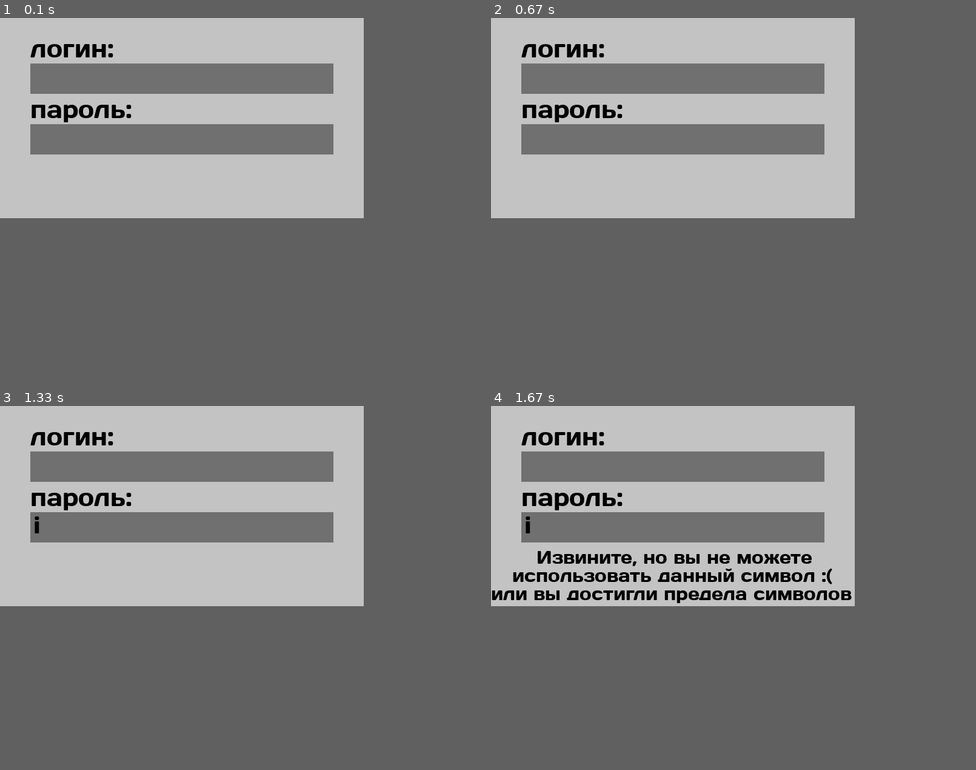
Above: before the commit, frames 1-4 (two rows, left to right).
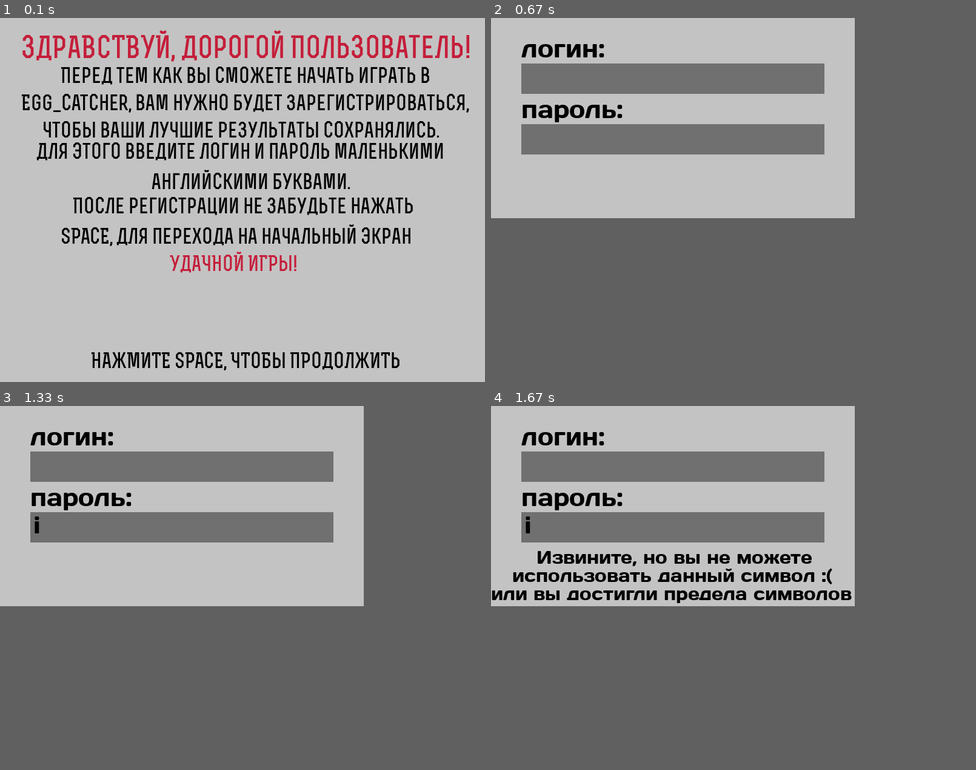
Above: after the commit, the same moments.

Repository: DaniilDrokin/PyGame1Project
Game: pygame game, started from main.py
The game is run twice, just before and just after one commit, with the same random seed, the same clock (stepped at 60 frames per second) and the same inputs.
Inputs (mouse positions are in pixels of both pictures, inside the frame that each line leads up to):
- Up to frame 1 (0.1 s): no input
- Up to frame 2 (0.67 s): tap Space at 0.33 s
- Up to frame 3 (1.33 s): click (184, 518) at 0.72 s; tap I at 1 s
- Up to frame 4 (1.67 s): tap Enter at 1.33 s
In frame 1 the window is 600x330 before the commit and 800x600 after it. Grey fills any space a smaller window leaves; there, only what the larger window draws over its background counts as a difference.

The runs differ from the first frame. In frame 1, 23% of the frame differs, in the area x 4-97%, y 3-97%; in frame 2, nothing differs; in frame 3, nothing differs; in frame 4, nothing differs.

Commit message:
version 0.16

Diff:
--- a/Records.py
+++ b/Records.py
@@ -70,7 +70,7 @@
         for event in pygame.event.get():
             if event.type == pygame.QUIT:
                 running = False
-            elif event.type == pygame.KEYDOWN:
+            if event.type == pygame.KEYDOWN:
                 if event.key == pygame.K_ESCAPE:
                     running = False
         draw(record)
--- a/Reg_rules.py
+++ b/Reg_rules.py
@@ -0,0 +1,49 @@
+import pygame
+
+
+def reg_rules():
+    pygame.init()
+    size = 800, 600
+    screen = pygame.display.set_mode(size)
+    pygame.display.set_caption('Как начать играть')
+
+    font = pygame.font.Font('data/Rex Bold.ttf', 50)
+    font_1 = pygame.font.Font('data/Rex Bold.ttf', 35)
+    text = font.render(f'ЗДРАВСТВУЙ, Дорогой Пользователь!', True, (196, 30, 58))
+    text_1 = font_1.render(f'Перед тем как вы сможете начать играть в', True, (0, 0, 0))
+    text_2 = font_1.render(f'EGG_catcher, вам нужно будет зарегистрироваться,', True, (0, 0, 0))
+    text_3 = font_1.render(f'чтобы ваши лучшие результаты сохранялись.', True, (0, 0, 0))
+    text_6 = font_1.render(f'Для этого введите логин и пароль маленькими', True, (0, 0, 0))
+    text_7 = font_1.render(f'английскими буквами.', True, (0, 0, 0))
+    text_9 = font_1.render(f'После регистрации не забудьте нажать', True, (0, 0, 0))
+    text_10 = font_1.render(f'SPACE, для перехода на начальный экран', True, (0, 0, 0))
+    text_11 = font_1.render(f'УДАЧНОЙ ИГРЫ!', True, (196, 30, 58))
+    text_12 = font_1.render(f'НАЖМИТЕ SPACE, ЧТОБЫ ПРОДОЛЖИТЬ', True, (0, 0, 0))
+
+    running = True
+
+    while running:
+        screen.fill((196, 195, 195))
+        for event in pygame.event.get():
+            if event.type == pygame.QUIT:
+                running = False
+            if event.type == pygame.KEYDOWN:
+                if event.key == pygame.K_SPACE:
+                    running = False
+        screen.blit(text, (35, 20))
+
+        screen.blit(text_1, (100, 80))
+        screen.blit(text_2, (35, 125))
+        screen.blit(text_3, (70, 170))
+        screen.blit(text_6, (60, 205))
+        screen.blit(text_7, (250, 250))
+        screen.blit(text_9, (120, 295))
+        screen.blit(text_10, (100, 340))
+        screen.blit(text_11, (280, 385))
+        screen.blit(text_12, (150, 550))
+
+        pygame.display.flip()
+
+
+if __name__ == '__main__':
+    reg_rules()
--- a/main.py
+++ b/main.py
@@ -1,8 +1,10 @@
 from StartScreen import start_screen
 from Registration import registration
+from Reg_rules import reg_rules
 
 
 def main():
+    reg_rules()
     registration()
     start_screen()
 
